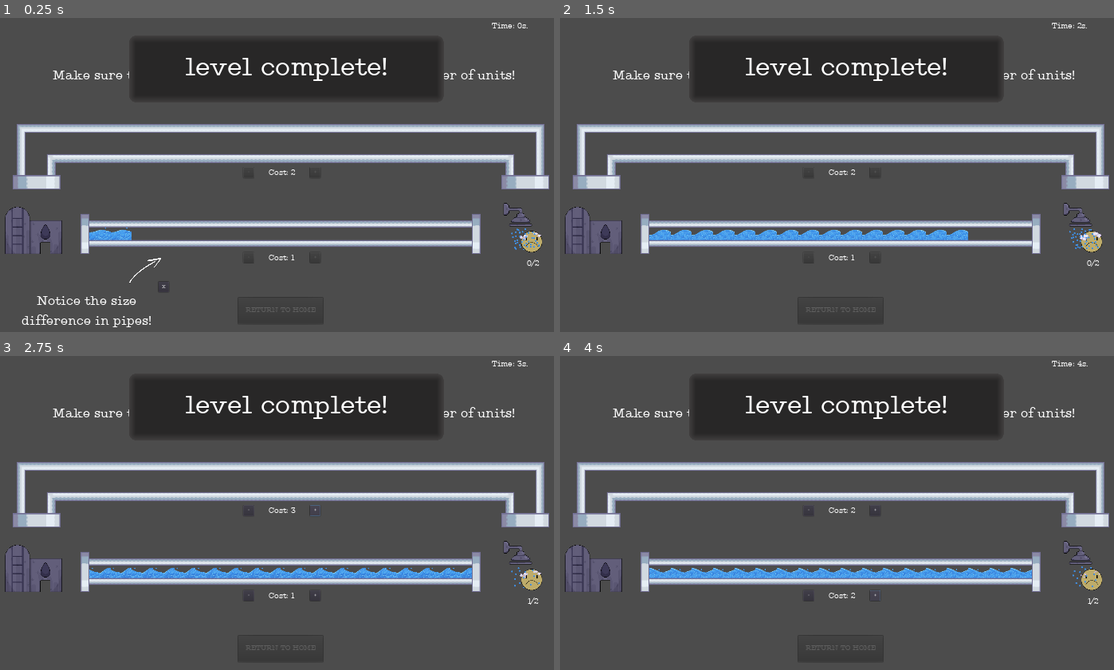
Above: before the commit, frames 1-4 (two rows, left to right).
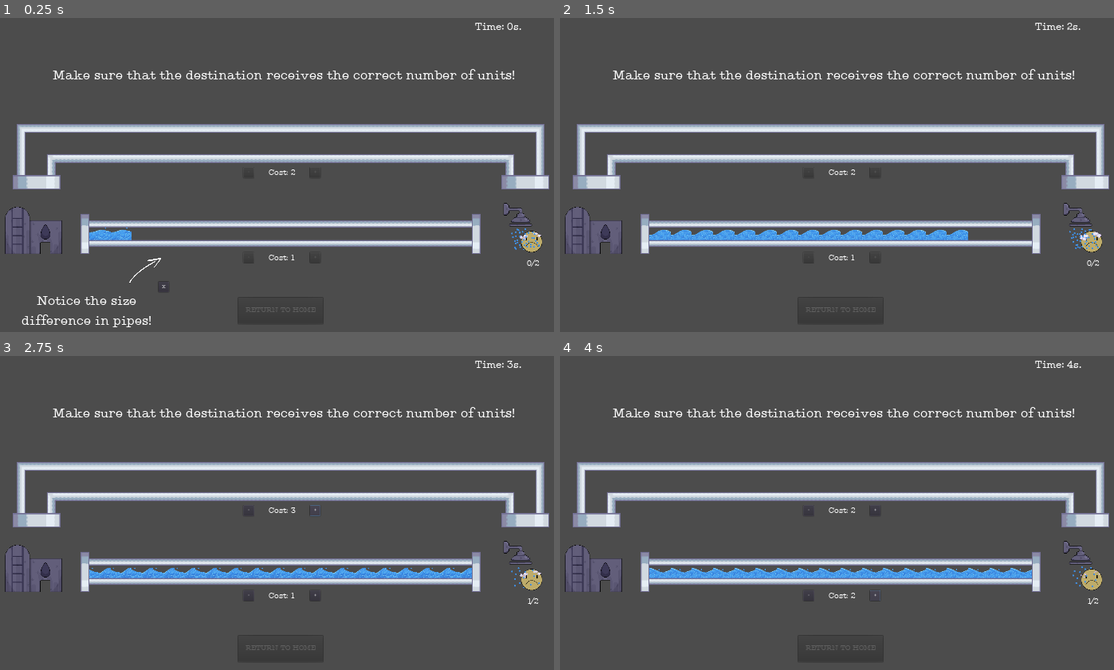
Above: after the commit, the same moments.

Repository: se-rai-na/HPCN-Game
Game: Godot game, scene res://levels/Level_2.tscn
The game is run twice, just before and just after one commit, with the same random seed, the same clock (stepped at 60 frames per second) and the same inputs. This scene is started directly instead of the project's main scene.
Inputs (mouse positions are in pixels of both pictures, inside the frame that each line leads up to):
- Up to frame 1 (0.25 s): no input
- Up to frame 2 (1.5 s): move the mouse to (981, 165) at 0.52 s; click (981, 165) at 0.67 s; click "X" at 1.25 s
- Up to frame 3 (2.75 s): click "+" at 2 s
- Up to frame 4 (4 s): click "-" at 2.75 s; click "+" at 3.5 s

The runs differ from the first frame. In frame 1, 11% of the frame differs, in the area x 23-96%, y 1-26%; in frame 2, 11%; in frame 3, 11%; in frame 4, 11%.

Commit message:
Adding the HUD to the levels 2 and 3

Diff:
--- a/Network/levels/Level_2.gd
+++ b/Network/levels/Level_2.gd
@@ -34,13 +34,15 @@
 var units_sent = 0
 var units_required = 2
 
-#to calculate the score
-var clicks = 0
-var score = 0
-
 #scene management
 var main_scene
 signal comp_2
+
+#to generate a score
+#highest possible score in the level
+var maxScore = 40
+#highest time at completion to still get the highest score
+var minSecs = 15
 
 func _ready():
 	#sets main scene to return when level is done
@@ -61,11 +63,6 @@
 	$Cost/Top_cost.text = "Cost: " + str(top_cost)
 	$Cost/Bottom_cost.text = "Cost: " + str(bottom_cost)
 
-	#updates the timer
-
-	timer = timer + delta
-	$timer_display.text = "Time: " + str(round(timer)) + "s."
-
 	#tooltps follow mouse
 	$Tooltips/P1_Panel.rect_global_position = get_viewport().get_mouse_position()
 	$Tooltips/P2_Panel.rect_global_position = get_viewport().get_mouse_position()
@@ -73,35 +70,12 @@
 
 	#processes level completion
 	if units_sent == units_required:
-		#call function to display score
-		showResults()
-		#remove process function from scene tree
-		set_process(false)
-
-#calculates the score for a level
-#best case: only needed 2 clicks = 5 points
-#each additional pair of clicks leads to 1 point subtracted
-func calculateScore(var time):
-	#highest score if level completed in 10sec or less
-	if time <= 10:
-		score = 40
-	#1 point reduction for each additional second
-	#players get 5 points for just completing the level
-	else:
-		score = 40 - (time - 10)
-		if score < 5:
-			score = 5
-
-func showResults():
-	var timeResult = round(timer)
-	disable_buttons()
-	calculateScore(timeResult)
-	$Return.disabled = false
-	$Return.show()
-	$Message.text = "Level complete!"
-	$Score2.show()
-	$levelScore.text = "Score: " + str(score)
-	$levelScore.show()
+		$HUD.scoreDisplay(maxScore, minSecs)
+		disable_buttons()
+		$Return.disabled = false
+		$Return.show()
+		$Message.text = "Level complete!"
+
 
 func control_top():
 	#starts water animation on top route
@@ -185,22 +159,19 @@
 func _on_Top_plus_pressed():
 	if top_cost < 10:
 		top_cost = top_cost + 1
-		clicks = clicks + 1
 
 func _on_Top_minus_pressed():
 	if top_cost != 1:
 		top_cost = top_cost - 1
-		clicks = clicks + 1
 
 func _on_Bottom_plus_pressed():
 	if bottom_cost < 10:
 		bottom_cost = bottom_cost + 1
-		clicks = clicks + 1
 
 func _on_Bottom_minus_pressed():
 	if bottom_cost != 1:
 		bottom_cost = bottom_cost - 1
-		clicks = clicks + 1
+
 
 #tooltip controls
 #hint
--- a/Network/levels/Level_2.tscn
+++ b/Network/levels/Level_2.tscn
@@ -18,7 +18,7 @@
 [ext_resource path="res://images/happy_icon.png" type="Texture" id=16]
 [ext_resource path="res://images/water_animation/full_2/full_cap_2.tres" type="Texture" id=17]
 [ext_resource path="res://images/soap_animation/soap_full/soap_full.tres" type="Texture" id=18]
-[ext_resource path="res://resources/score_label.tres" type="StyleBox" id=19]
+[ext_resource path="res://scenes/HUD.tscn" type="PackedScene" id=19]
 [ext_resource path="res://images/water_animation/shower_low/shower_low.tres" type="Texture" id=21]
 [ext_resource path="res://images/water_animation/shower_high/shower_high.tres" type="Texture" id=22]
 
@@ -237,20 +237,8 @@
 [sub_resource type="DynamicFont" id=10]
 font_data = ExtResource( 2 )
 
-[sub_resource type="DynamicFont" id=15]
-size = 80
-font_data = ExtResource( 2 )
-
-[sub_resource type="DynamicFont" id=16]
-size = 70
-font_data = ExtResource( 2 )
-
 [sub_resource type="DynamicFont" id=9]
 size = 23
-font_data = ExtResource( 2 )
-
-[sub_resource type="DynamicFont" id=18]
-size = 25
 font_data = ExtResource( 2 )
 
 [node name="Level_2" type="Node"]
@@ -258,6 +246,8 @@
 __meta__ = {
 "_edit_horizontal_guides_": [ 20.0 ]
 }
+
+[node name="HUD" parent="." instance=ExtResource( 19 )]
 
 [node name="Watersource" type="Sprite" parent="."]
 position = Vector2( 216, 680 )
@@ -485,30 +475,6 @@
 custom_fonts/font = SubResource( 10 )
 text = "X"
 
-[node name="Score2" type="Label" parent="."]
-anchor_right = 0.536
-anchor_bottom = 0.252
-margin_left = 504.0
-margin_top = 92.0
-margin_right = 421.88
-margin_bottom = 19.84
-custom_fonts/font = SubResource( 15 )
-custom_styles/normal = ExtResource( 19 )
-text = "level complete!"
-align = 1
-valign = 1
-
-[node name="levelScore" type="Label" parent="."]
-margin_left = 673.0
-margin_top = 470.0
-margin_right = 1275.0
-margin_bottom = 650.0
-custom_colors/font_color = Color( 0.317647, 0.0352941, 0.0352941, 1 )
-custom_colors/font_color_shadow = Color( 0, 0, 0, 1 )
-custom_fonts/font = SubResource( 16 )
-align = 1
-valign = 1
-
 [node name="Return" type="Button" parent="."]
 margin_left = 832.0
 margin_top = 880.0
@@ -517,15 +483,6 @@
 custom_fonts/font = SubResource( 9 )
 disabled = true
 text = "RETURN TO HOME"
-
-[node name="timer_display" type="Label" parent="."]
-anchor_right = 0.021
-anchor_bottom = 0.013
-margin_left = 1595.0
-margin_top = 45.0
-margin_right = 1840.68
-margin_bottom = 135.96
-custom_fonts/font = SubResource( 18 )
 
 [connection signal="mouse_entered" from="Shower/S_Control" to="." method="_on_S_Control_mouse_entered"]
 [connection signal="mouse_exited" from="Shower/S_Control" to="." method="_on_S_Control_mouse_exited"]
--- a/Network/levels/Level_3.gd
+++ b/Network/levels/Level_3.gd
@@ -48,7 +48,11 @@
 var main_scene
 signal comp_3
 
-#signal _complete
+#to generate a score
+#highest possible score in the level
+var maxScore = 50
+#highest time at completion to still get the highest score
+var minSecs = 20
 
 func _ready():
 	#sets main scene to return when level is done
@@ -86,7 +90,7 @@
 	#processes complete level
 	if units_sent == units_required:
 		#emit_signal("_complete")
-		$HUD.scoreDisplay()
+		$HUD.scoreDisplay(maxScore, minSecs)
 		disable_buttons()
 		$Return.disabled = false
 		$Return.show()
--- a/Network/scenes/HUD.tscn
+++ b/Network/scenes/HUD.tscn
@@ -32,7 +32,7 @@
 	set_process(false)
 	#calculate score based on the time it took
 	var score = calculateScore(maxScore, minSecs, timeResult)
-	#$score.text = \"works\"
+	$Display/score.text = \"Score: \" + str(score)
 	$Display/score.show()
 
 func calculateScore(var maxScore, var minSecs, var timeResult):
Not shown: 1 places in Network/levels/Level_2.tscn that only renumber resources
